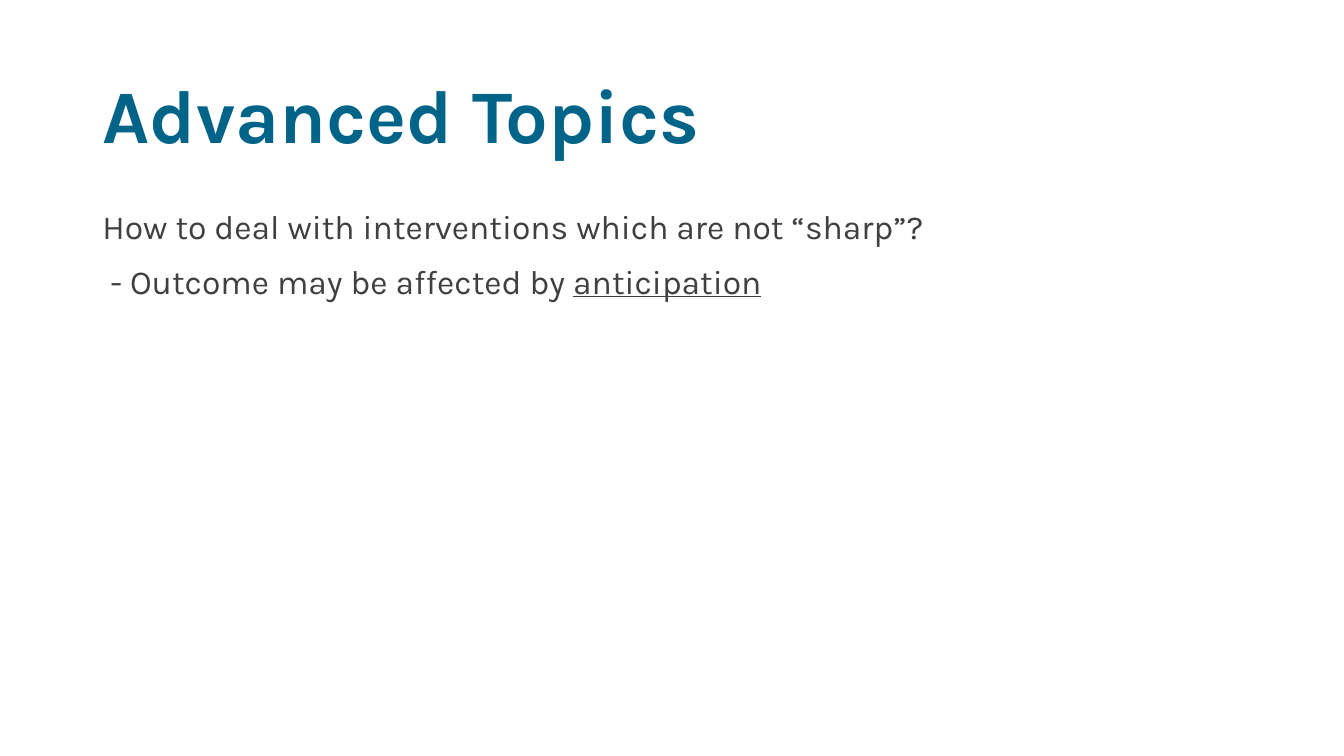
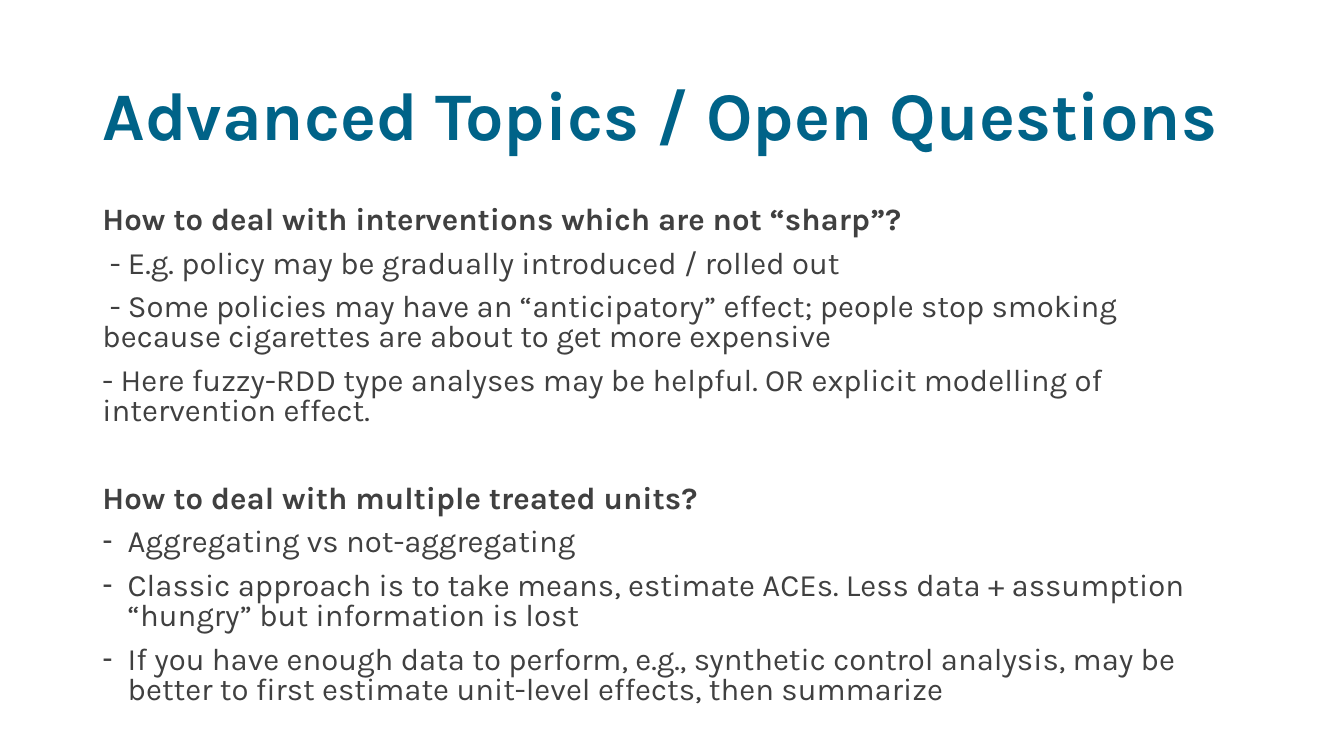
Before and after one commit to sodascience/workshop_causal_impact_assessment, a slide deck: slide 5 of lectures/05_discussion/discussion.pptx. Drawn at 1344x756 pixels with LibreOffice and Linux fonts; fonts in the diff are those of the drawing. Boxes give left, top, right and bottom in pixels: in the first picture for what was removed or moved away, otherwise in the second. Text is boxed around its words. In the diff, an @@ line names an element or a change of style, - is before the commit and + after.

Commit message:
first draft discussion

```diff
--- a/lectures/05_discussion/discussion.pptx
+++ b/lectures/05_discussion/discussion.pptx
@@ title at (x1=102, y1=91, x2=1217, y2=156): text changed; size 54 to 48.6 pt @@
-Advanced Topics
+Advanced Topics / Open Questions
@@ text at (x1=102, y1=208, x2=901, y2=237): size 24 to 22.2 pt, bold on in "How to deal with interventions which are ..."; line spacing 1 to 0.8 @@
@@ text at (x1=102, y1=252, x2=1184, y2=704): text changed; size 24 to 22.2 pt @@
-- Outcome may be affected by anticipation
+- E.g. policy may be gradually introduced / rolled out
+- Some policies may have an “anticipatory” effect; people stop smoking because cigarettes are about to get more expensive
+- Here fuzzy-RDD type analyses may be helpful. OR explicit modelling of intervention effect.
+How to deal with multiple treated units?
+– Aggregating vs not-aggregating
+– Classic approach is to take means, estimate ACEs. Less data + assumption “hungry” but information is lost
+– If you have enough data to perform, e.g., synthetic control analysis, may be better to first estimate unit-level effects, then summarize
```
Also in this commit, not shown: 3 other slides changed, 6 slides added, 31 slides removed, 2 other files.
